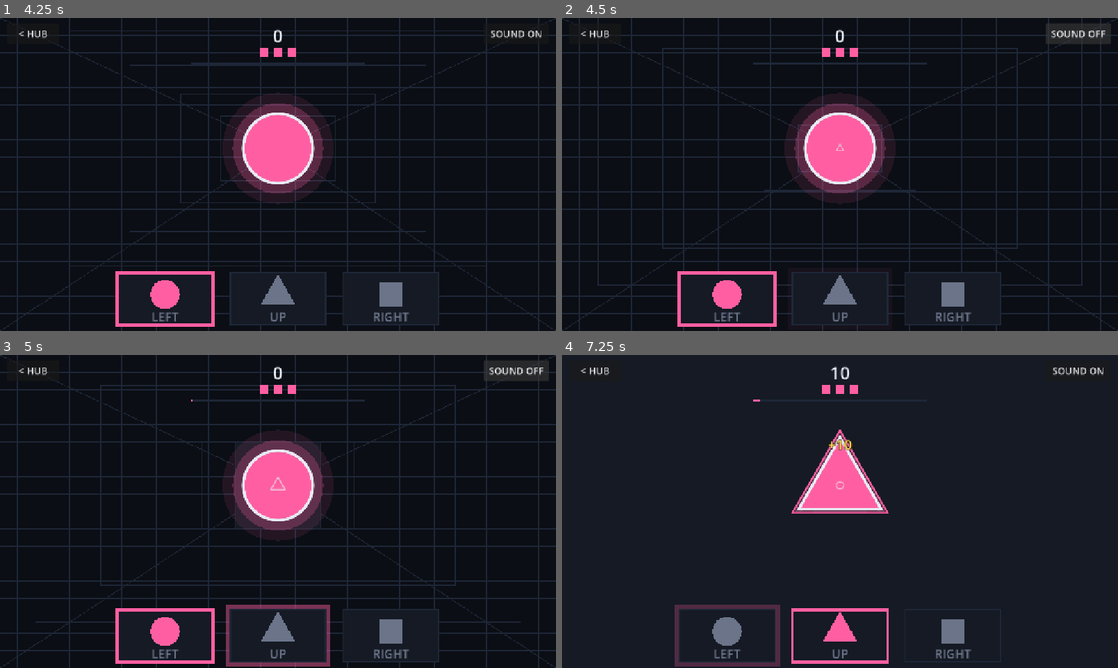
Above: before the commit, frames 1-4 (two rows, left to right).
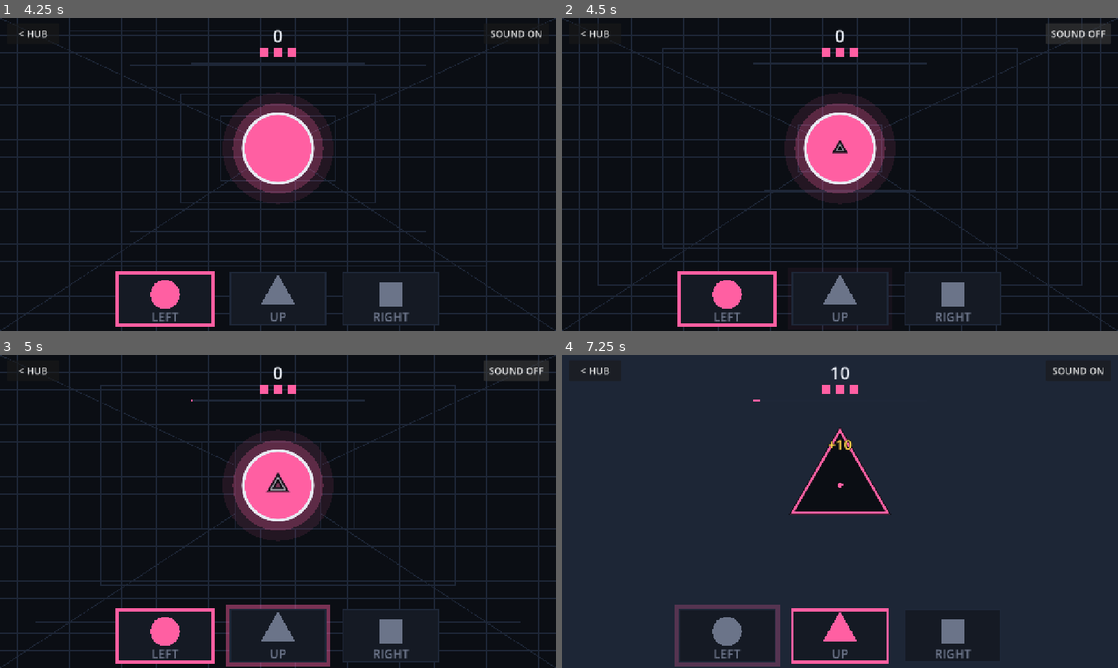
Above: after the commit, the same moments.

Repository: iladin/game-off-2026
Game: Godot game, scene res://main.tscn
The game is run twice, just before and just after one commit, with the same random seed, the same clock (stepped at 60 frames per second) and the same inputs.
Inputs (mouse positions are in pixels of both pictures, inside the frame that each line leads up to):
- Up to frame 1 (4.25 s): tap Enter (ui_accept) at 0.5, 0.77, 3.5, 3.77 s; move the mouse to (250, 237) at 0.52 s; hold Up 0.53-1.25 s; tap Space at 0.6 s; click (250, 237) at 0.67 s; click "< HUB" at 1.25 s; click "SOUND ON" at 2 s; click "SOUND OFF" at 2.75 s; move the mouse to (444, 221) at 3.52 s; hold Up from 3.53 s (still down); tap Shift at 3.6 s
- Up to frame 2 (4.5 s): release Up at 4.25 s; click "SOUND ON" at 4.25 s
- Up to frame 3 (5 s): no input
- Up to frame 4 (7.25 s): click "SOUND OFF" at 5 s; move the mouse to (673, 464) at 5.77 s; hold Left (ui_left) from 5.78 s (still down); tap F at 5.85 s; move the mouse to (867, 511) at 6.52 s; tap J at 6.6 s; click (867, 511) at 6.67 s; tap Enter (ui_accept) at 6.77 s

Frame 1 is identical in both runs. In frame 2, less than 0.1% of the frame differs, in the area x 48-52%, y 39-44%; in frame 3, 0.1%; in frame 4, 2.3%, in the area x 41-59%, y 23-52%.

Commit message:
Shapeshifter: hole reads as a gap, farther walls darker (T-0005)
Drawing only (tunnel_draw.gd draw_wall, game.gd hole overlay); rules unchanged.
- Wall fill is depth-tinted BG -> PANEL -> TRACE, so far walls are darker than near.
- The hole is filled with BG at full wall alpha on every wall; the overlay drawn over
  the player adds a BG fill (alpha 0.55) and a BG halo 8 px wider than the outline,
  with a thicker outline (min 3 px) on top.

accept: hole reads as a gap at mid depth: PASS (play-450 square hole and play-900
triangle hole show as dark gaps with halo over the player); farther walls darker:
PASS (near wall visibly lighter in both shots); palette only: PASS (BG/PANEL/TRACE/
INK/ACCENT lerps and alpha); ./scripts/check.sh shapeshifter: PASS. Passed QA on the
second round (first round: gap not visible).

Built by Claude Sonnet (Gameplay Engineer), verified by QA Lead. Studio run R0004.

Co-Authored-By: Claude Opus 5.5 <noreply@anthropic.com>
Claude-Session: https://claude.ai/code/session_016YmgZm36qF5FTXAG5tps1Y

Diff:
--- a/games/shapeshifter/game.gd
+++ b/games/shapeshifter/game.gd
@@ -345,7 +345,7 @@
 	var s := Rules.wall_scale(p) * s_mul
 	var alpha := clampf(p / FADE_IN_P, 0.0, 1.0) * a_mul
 	var col := Color(TD.ACCENT, (0.5 + 0.5 * p) * a_mul)
-	var lw := maxf(1.5, 4.0 * s)
+	var lw := maxf(3.0, 5.0 * s)
 	if w.out_t < 0.0 and p > WARN_P:
 		if Rules.passes(player_shape, w.shape):
 			col = TD.ACCENT
@@ -358,6 +358,9 @@
 		# Drawn over the player, so accent-on-accent would vanish: use INK (or BAD) here.
 		if absf(col.g - TD.ACCENT.g) < 0.01:
 			col = Color(TD.INK, maxf(col.a, 0.5 + 0.5 * p))
+		# Gap over the player: BG fill plus a thick BG halo so the hole reads as a gap.
+		TD.draw_fan(self, TD.VP, rad, Color(TD.BG, 0.55 * clampf(p / FADE_IN_P, 0.0, 1.0)))
+		TD.draw_outline(self, TD.VP, rad, Color(TD.BG, 0.9), maxf(lw, 3.0) + 8.0)
 		TD.draw_outline(self, TD.VP, rad, col, maxf(lw, 3.0))
 	else:
-		TD.draw_wall(self, rad, s, alpha, col, lw)
+		TD.draw_wall(self, rad, s, alpha, col, lw, p)
--- a/games/shapeshifter/tunnel_draw.gd
+++ b/games/shapeshifter/tunnel_draw.gd
@@ -71,22 +71,26 @@
 
 
 ## A wall: PANEL ring (square outside, shape hole inside) as 2 triangles per ray.
-static func draw_wall(ci: CanvasItem, hole_rad: PackedFloat32Array, s: float, alpha: float, outline: Color, outline_w: float) -> void:
+static func draw_wall(ci: CanvasItem, hole_rad: PackedFloat32Array, s: float, alpha: float, outline: Color, outline_w: float, depth: float = 1.0) -> void:
 	var n := hole_rad.size()
 	var inner := ring_points(VP, hole_rad)
 	var outer := PackedVector2Array()
 	for i in n:
 		var ang := Rules.ray_angle(i)
 		outer.append(VP + Vector2.from_angle(ang) * Rules.square_radius(ang, WALL_HALF * s))
-	var fill := Color(PANEL, alpha)
+	# Depth tint: far walls sink toward BG, near walls rise toward TRACE.
+	var fill := Color(BG.lerp(PANEL, clampf(depth * 1.5, 0.0, 1.0)).lerp(TRACE, clampf(depth * 1.2 - 0.3, 0.0, 0.9)), alpha)
 	for i in n:
 		var j := (i + 1) % n
 		ci.draw_colored_polygon(PackedVector2Array([inner[i], outer[i], outer[j]]), fill)
 		ci.draw_colored_polygon(PackedVector2Array([inner[i], outer[j], inner[j]]), fill)
+	# Hole reads as a gap: BG fill (partly see-through) so grid and rings stop at the wall.
+	draw_fan(ci, VP, hole_rad, Color(BG, alpha))
 	var half := WALL_HALF * s
 	ci.draw_rect(Rect2(VP - Vector2(half, half), Vector2(half, half) * 2.0), Color(TRACE, alpha), false, 2.0)
 	var line := PackedVector2Array(inner)
 	line.append(inner[0])
+	ci.draw_polyline(line, Color(BG, alpha), outline_w + 4.0, true)
 	ci.draw_polyline(line, outline, outline_w, true)
 
 
